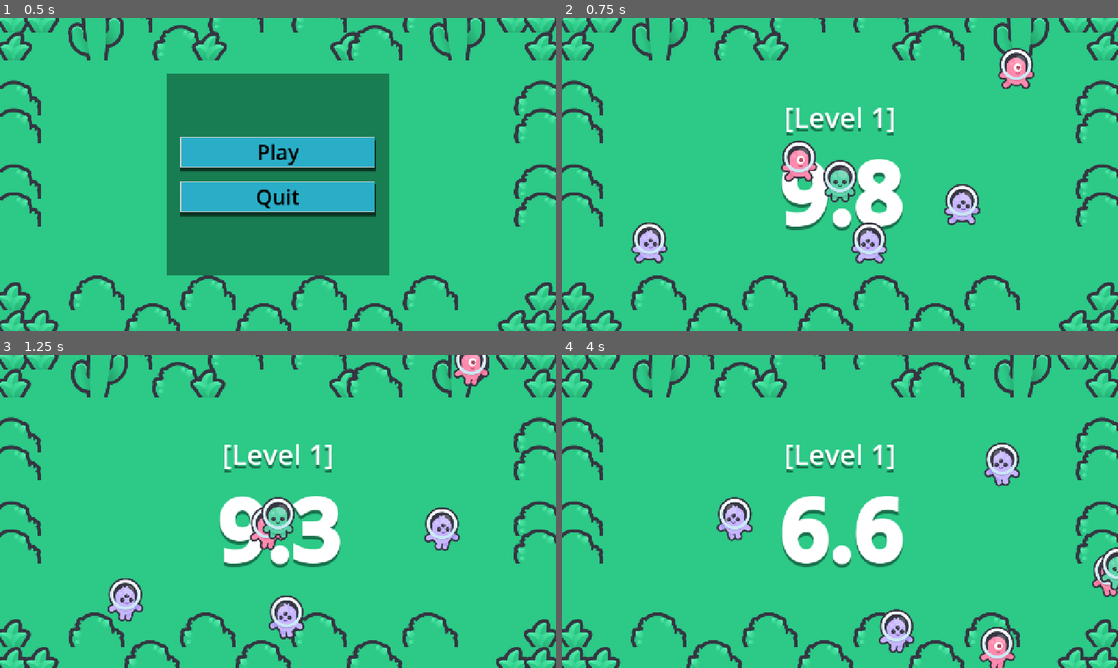
Above: before the commit, frames 1-4 (two rows, left to right).
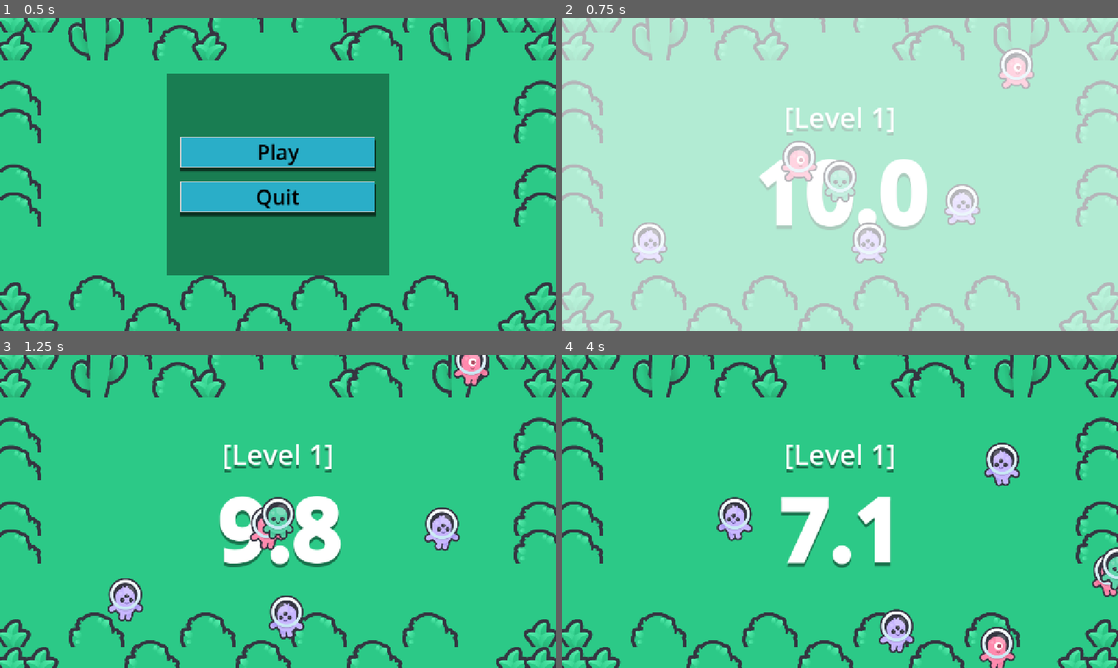
Above: after the commit, the same moments.

Repository: Sepehr-Boz/brackeys-game-jam-2026.2
Game: Godot game, scene res://scenes/start.tscn
Same seed, same stepped clock (60 frames per second), same inputs: the game is played once before the commit and once after it.
Inputs:
- Up to frame 1 (0.5 s): no input
- Up to frame 2 (0.75 s): click "Play" at 0.5 s
- Up to frame 3 (1.25 s): no input
- Up to frame 4 (4 s): hold Right (move_right) 1.28-2.03 s; hold Shift (sprint) 1.28-2.03 s; hold Down (move_down) 2.03-2.78 s; tap Shift (sprint) at 2.1, 3.6 s; hold Right (move_right) 2.78-3.53 s; hold Shift (sprint) 2.78-3.53 s; hold Up (move_up) from 3.53 s (still down)

Frame 1 is identical in both runs. In frame 2, 98% of the frame differs, in the area x 0-100%, y 0-100%; in frame 3, 0.5%; in frame 4, 2.3%.

Commit message:
feat: make screen transition on level loading and unloading.

Diff:
--- a/scenes/game.tscn
+++ b/scenes/game.tscn
@@ -7,6 +7,8 @@
 [ext_resource type="Texture2D" uid="uid://iilu6e0ufdkj" path="res://textures/cactus.png" id="2_gee14"]
 [ext_resource type="Texture2D" uid="uid://cmkooqaw1b8uq" path="res://textures/grass.png" id="3_0tnpc"]
 [ext_resource type="Script" uid="uid://uts55yv0lpvq" path="res://scripts/pause_menu.gd" id="7_u5sy4"]
+
+[sub_resource type="CanvasTexture" id="CanvasTexture_vtaks"]
 
 [sub_resource type="Shader" id="Shader_gee14"]
 code = "// original wind shader from https://github.com/Maujoe/godot-simple-wind-shader-2d/tree/master/assets/maujoe.simple_wind_shader_2d
@@ -221,6 +223,17 @@
 [node name="Game Manager" type="Node" parent="." unique_id=770979257]
 script = ExtResource("1_p57ef")
 
+[node name="CanvasLayer" type="CanvasLayer" parent="Game Manager" unique_id=1786267730]
+
+[node name="TextureRect" type="TextureRect" parent="Game Manager/CanvasLayer" unique_id=779507916]
+modulate = Color(1, 1, 1, 0)
+anchors_preset = 15
+anchor_right = 1.0
+anchor_bottom = 1.0
+grow_horizontal = 2
+grow_vertical = 2
+texture = SubResource("CanvasTexture_vtaks")
+
 [node name="Camera2D" type="Camera2D" parent="." unique_id=2100240362]
 anchor_mode = 0
 
--- a/scripts/game_manager.gd
+++ b/scripts/game_manager.gd
@@ -24,7 +24,9 @@
 var _time_remaining: float = LEVEL_TIME
 var _waiting_for_player_check: bool = false
 var _num_bullets_missed: int = 0
+var _is_loading: bool = true
 @onready var _vp: Rect2 = (get_viewport().get_camera_2d().get_canvas_transform().affine_inverse() * get_viewport().get_visible_rect())
+@onready var _screen_transition: Control = $CanvasLayer/TextureRect
 static var instance: GameManager
 
 # Called when the node enters the scene tree for the first time.
@@ -39,7 +41,15 @@
 	bullet_missed.connect(_on_bullet_miss)
 	_load_level()
 
+	_screen_transition.modulate.a = 1.0
+	var tween: Tween = get_tree().create_tween()
+	tween.tween_property(_screen_transition, "modulate:a", 0.0, 0.5)
+	await tween.finished
+	_is_loading = false
+
 func _process(delta: float) -> void:
+	if _is_loading:
+		return
 	if _time_remaining <= 0:
 		if not _waiting_for_player_check:
 			time_up.emit()
@@ -79,11 +89,19 @@
 	time_left.emit(_time_remaining)
 
 func _increment_level() -> void:
+	_is_loading = true
+	var tween: Tween = get_tree().create_tween()
+	tween.tween_property(_screen_transition, "modulate:a", 1.0, 2.0)
+	tween.tween_property(_screen_transition, "modulate:a", 0.0, 0.5)
+
 	# wait for x seconds before transitioning to the next level
 	await get_tree().create_timer(2.0).timeout
 	_level_num += 1
 	_unload_npcs()
 	_load_level()
+
+	await tween.finished
+	_is_loading = false
 
 func _load_game_over() -> void:
 	print("game lose")
